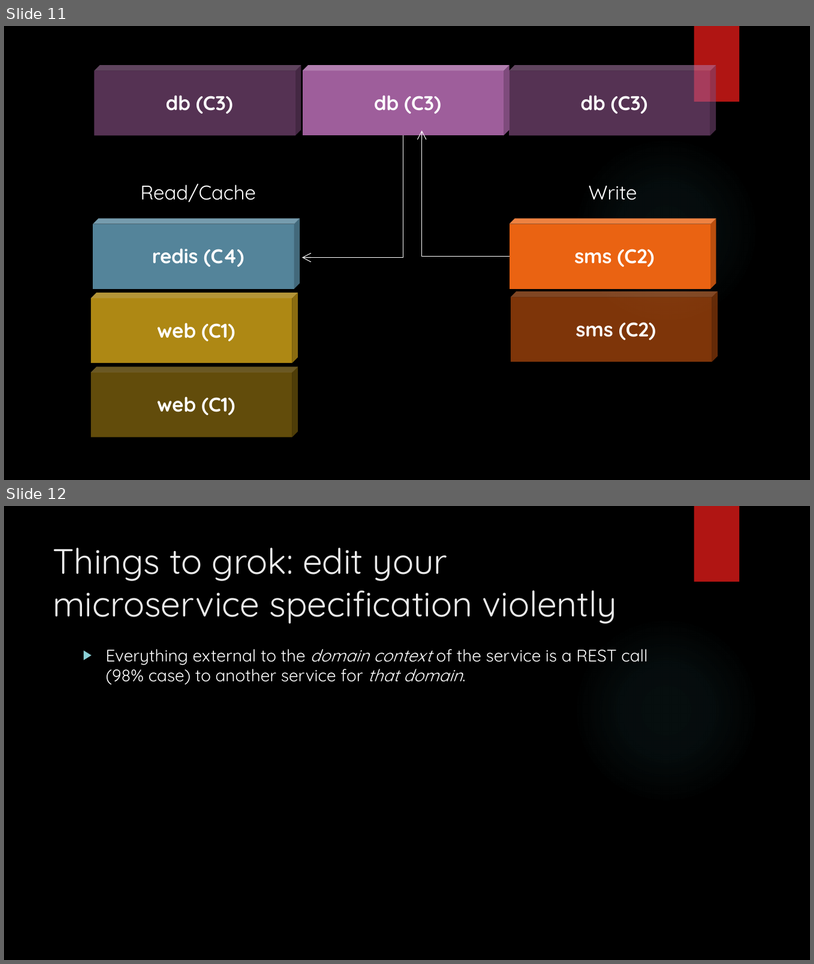
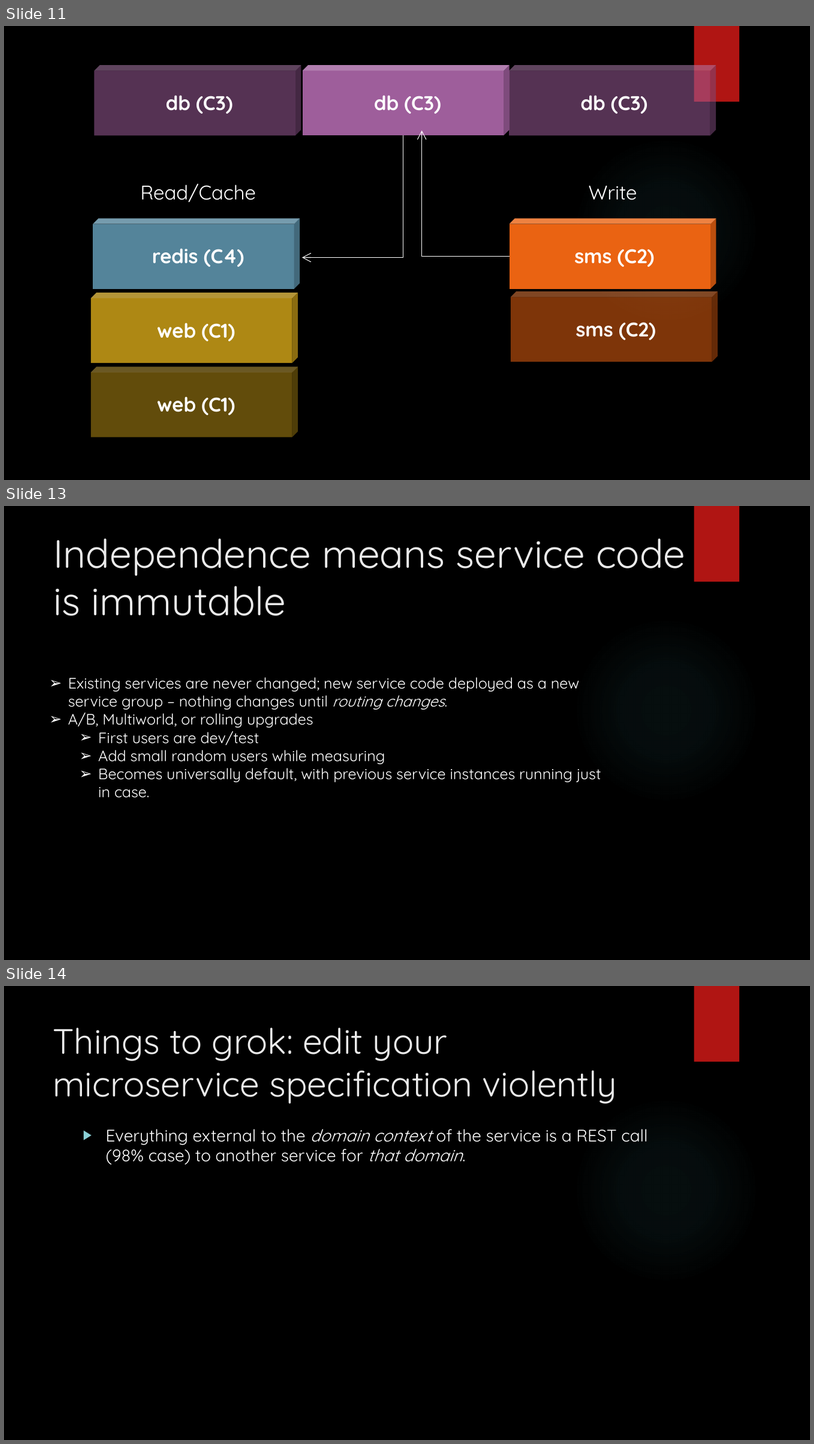
Before and after one commit to arif-aigonix/leap2015, a slide deck: Microservices Overview.pptx. Shown one above the other, each under a label of ours: slides 11 and 12 before the commit, slides 11, 13 and 14 after it; the slides between them are not shown. The pictures are 814x964 and 814x1444 pixels, drawn with LibreOffice and Linux fonts; fonts in the diff are those of the drawing; background and template pictures are left out. Boxes give left, top, right and bottom in pixels: in the first picture for what was removed or moved away, otherwise in the second. Text is boxed around its words. In the diff, an @@ line names an element or a change of style, - is before the commit and + after.

```diff
--- a/Microservices Overview.pptx
+++ b/Microservices Overview.pptx
@@ slide 13 added at bbox=[4, 506, 810, 960], background picture (left out); not listed: 2 template elements that a slide beside it also shows @@
@@ title added at bbox=[53, 538, 686, 616], 47 pt, text #EBEBEB @@
+Independence means service code is immutable
@@ text added at bbox=[68, 677, 602, 798], 18 pt, text #FFFFFF @@
+➢ Existing services are never changed; new service code deployed as a new service group – nothing changes until routing changes.
+➢ A/B, Multiworld, or rolling upgrades
+  ➢ First users are dev/test
+  ➢ Add small random users while measuring
+  ➢ Becomes universally default, with previous service instances running just in case.
@@ what was slide 12 is now slide 14 @@
```
Also in this commit, not shown: 1 slide changed, 11 other slides added, 1 slide removed, 4 other files.
